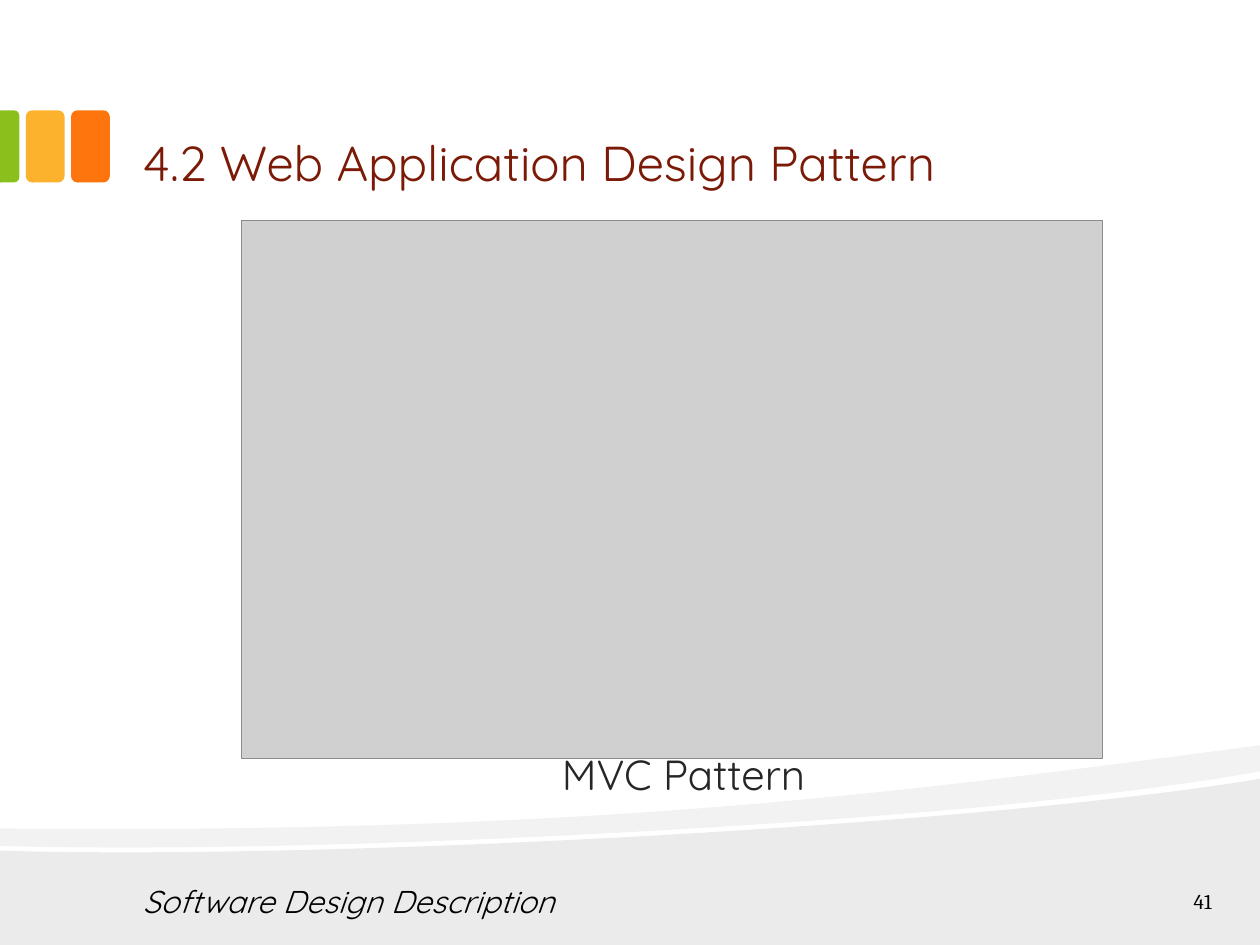
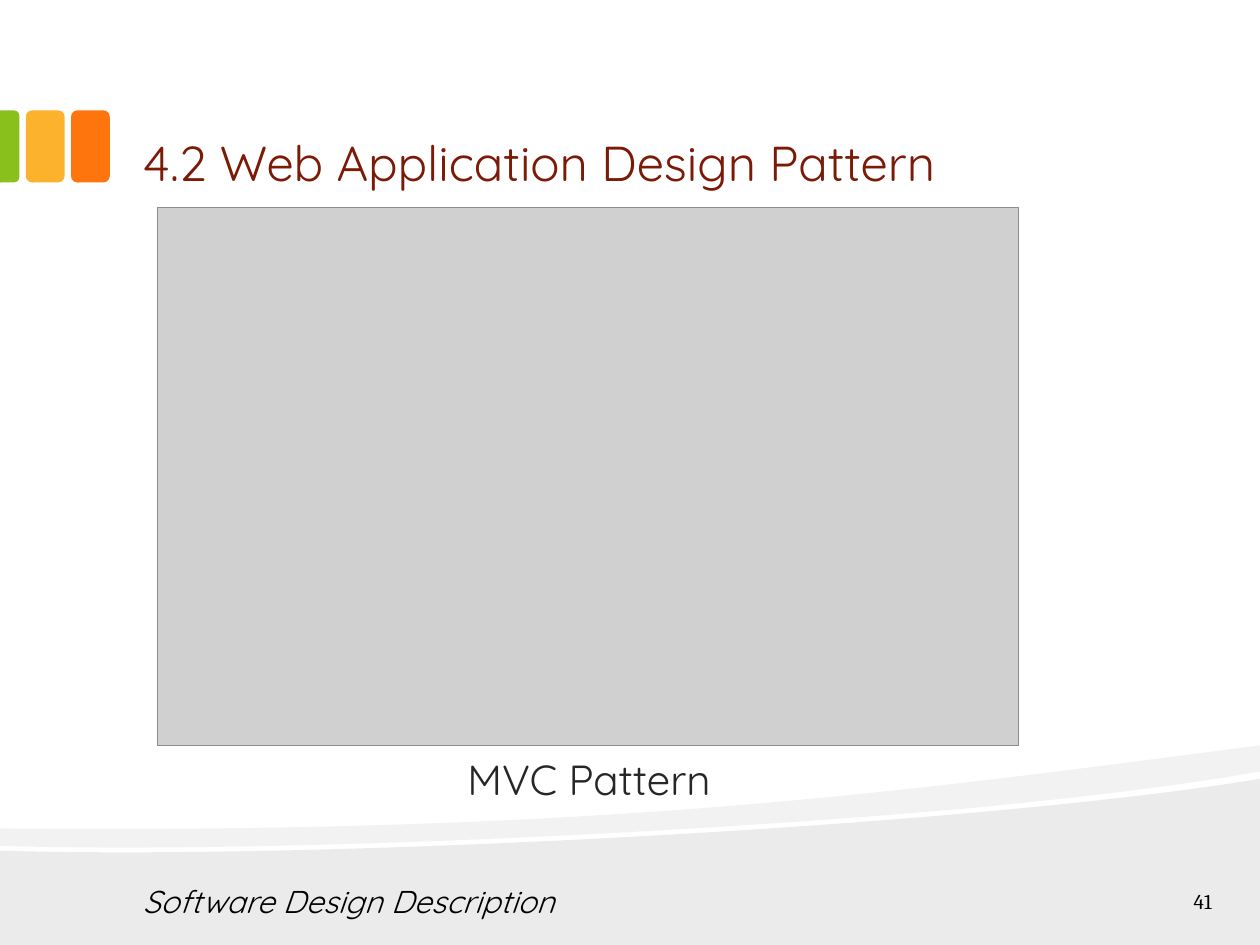
Before and after one commit to hungqcao/Rental-House-Finding, a slide deck: slide 41 of Document/Documentation/Final Document & Report/RHF_Presentation_Final_v1.0.pptx. Drawn at 1260x945 pixels with LibreOffice and Linux fonts; fonts in the diff are those of the drawing; grey boxes stand for pictures. Boxes give left, top, right and bottom in pixels: in the first picture for what was removed or moved away, otherwise in the second. Text is boxed around its words. In the diff, an @@ line names an element or a change of style, - is before the commit and + after.

```diff
--- a/Document/Documentation/Final Document & Report/RHF_Presentation_Final_v1.0.pptx
+++ b/Document/Documentation/Final Document & Report/RHF_Presentation_Final_v1.0.pptx
@@ picture: place and size @@
-picture at (242,220,1102,759)
+picture at (158,208,1018,746)
@@ text "MVC Pattern" rewrapped from (562,746,805,791) to (467,765,711,796) @@
```
Also in this commit, not shown: 4 other slides changed, 1 slide removed.
